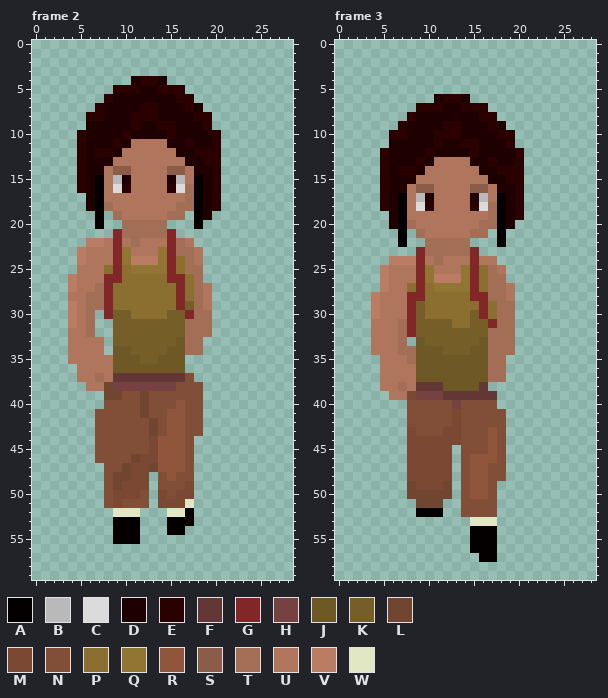
Two versions of one pixel-art file, Source/character_walking.aseprite. Above is the file before it was changed.
29x60 pixels, 48 frames. Colours within 5 levels of each other are drawn and written as one. Shown: frame 2, frame 3. The commit also changed other frames, which this record leaves out.
Palette (. is transparent): A #050000  B #bab9b9  C #dbdbdb  D #1f0000  E #2b0000  F #643737  G #822727  H #754141  J #6e5826  K #765e29  L #714631  M #7b4833  N #814e37  P #8a6f30  Q #917533  R #8f563b  S #8b5d49  T #a36e56  U #b0765d  V #ba7d63  W #e1e7c3
Pixels before, frame 2, first column x 4:
 4 .......DEED......
 5 .....EEEDDEEE....
 6 ....EDDDDDDDEE...
 7 ...EDDDDEEDDDED..
 8 ..EEDDDEEEDDDDEE.
 9 ..DDDDDEDDEEDDDE.
10 .EDDDDEDDDDEDDDDE
11 .EDDDEDUUUUDDEDDE
12 .EDEEDUUUUUUDDEEE
13 .EDDDUUUUUUUUDDEE
14 .EDDUSSUUUUSSUDDE
15 .EDAUBDUUUUDBUADE
16 .EDAUCEUUUUECTADE
17 ..DAUUUUUUUUUTADE
18 ..DATUUUUUUUTTADE
19 ...A.TUUUUUTT.AD.
20 ...A..TTTTT...A..
21 .....GTTTTTG.....
22 ..VVUGUTUUUGTU...
23 .VUUUGQUUUQGTTU..
24 .VUUUGQVVVQGPTU..
25 .UUUPGPQQQQGPTT..
26 VUUUGGPPPPPGGPT..
27 VUUTGPPPPPPPGPTU.
28 UUTTGPPPPPPPGPTU.
29 VUTTGPPPPPPPGKTU.
30 VUT.GKKPPPPKKGTT.
31 VUT..KKKKKKKKTTT.
32 UUT..KKKKKKKKTTT.
33 UUUU.KKKKKKKJTT..
34 UUUU.JJKKKKJJTT..
35 UUUUUJJJKKJJJ....
36 .UUUUJJJJJJJJ....
37 .UUTUFFFFFFFFN...
38 ..UULHHHHHHHNNN..
39 ....LLNNLNNNNNN..
40 ....NNNNLNNNRNN..
41 ...NNNNNLNNRRNN..
42 ...NNNNNNLNRRNN..
43 ...NNNNNNLNRRNN..
44 ...NNNNNNMRRRN...
45 ...NNNNNNMRRRN...
46 ...NNNNLMMRRRN...
47 ....NNLMMLRRRN...
48 ....NLLMM.NRNN...
49 ....NLMMM.NNNM...
50 ....NMMMN.MNMM...
51 ....NMNNN.MMMW...
52 .....WWW...WWA...
53 .....AAA...AAA...
54 .....AAA...AA....
55 .....AAA.........
Pixels before, frame 3, first column x 4:
 6 .......DEED......
 7 .....EEEDDEEE....
 8 ....EDDDDDDDEE...
 9 ...EDDDDEEDDDED..
10 ..EEDDDEEEDDDDEE.
11 ..DDDDDEDDEEDDDE.
12 .EDDDDEDDDDEDDDDE
13 .EDDDEDUUUUDDEDDE
14 .EDEEDUUUUUUDDEEE
15 .EDDDUUUUUUUUDDEE
16 .EDDUSSUUUUSSUDDE
17 .EDAUBDUUUUDBUADE
18 .EDAUCEUUUUECTADE
19 ..DAUUUUUUUUUTADE
20 ..DATUUUUUUUTTAD.
21 ...A.TUUUUUTT.A..
22 ...A..TTTTT...A..
23 .....GTTTTTG.....
24 ..VVVGUTUUUGUU...
25 .VUUUGQUUUQGPTU..
26 .VUUUGQVVVQGPTT..
27 .VUUPGPQQQQGPTTU.
28 VUUUGGPPPPPGGTTU.
29 VUUUGKPPPPPPGPTT.
30 VUUUGKPPPPPKGPTT.
31 UUUTGKKKKPPKKGTT.
32 UUUTGKKKKKKKKTTT.
33 UUUT.JKKKKKKJTTT.
34 UUUTTJJJKKKJJTTT.
35 .UUUTJJJJJJJJTT..
36 .UUUUJJJJJJJJTT..
37 .UUUUJJJJJJJJTT..
38 .UUTUFFFJJJJF....
39 ..UUMHHHFFFFFF...
40 ....NNNNNHNNNN...
41 ....NNNNNMNNNNN..
42 ....NNNNNMNNNNN..
43 ....MNNNMMNNNRN..
44 ....MMMMMMNNNRN..
45 ....MMMMM.NNNRN..
46 ....MMMMM.NRRRN..
47 ....MMMMM.NRRNN..
48 ....MMMMM.NRRNN..
49 ....LMMML.NRRN...
50 ....LLLLL.NRRN...
51 .....LLL..NNNN...
52 .....AAA..NNNN...
53 ...........WWW...
54 ...........AAA...
55 ...........AAA...
56 ...........AAA...
57 ............AA...
And afterwards:
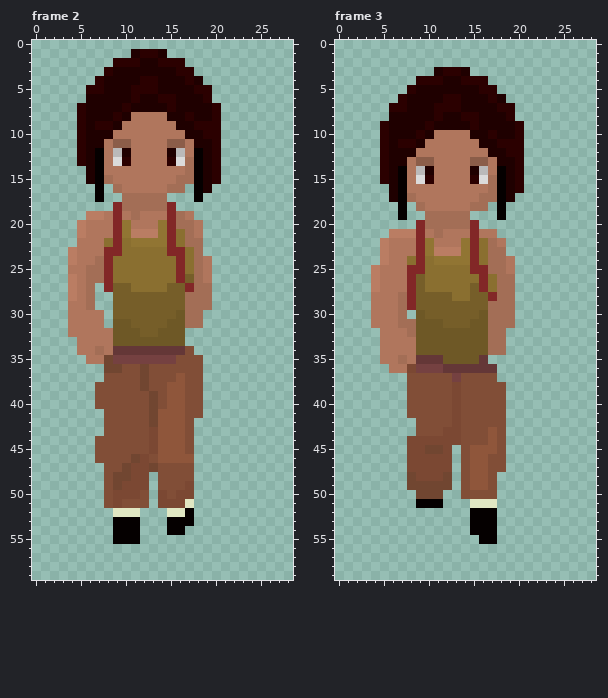
The edit:
layer "Flattened" removed
Changed rows in their new state; - is an unchanged pixel.
Frame 2:
first column x 4:
 1 -------DEED------
 2 -----EEEDDEEE----
 3 ----EDDDDDDDEE---
 4 ---EDDD----DDED--
 5 --EEDDD-EEDDDDEE-
 6 --DDD--E--EEDDDE-
 7 -EDD--E-DD-E-D-DE
 8 -EDD-E-UUUU--EDDE
 9 -E-EE-UUUUUU--E-E
10 -----UUUUUUUU--E-
11 ----USS----SSU---
12 ---AUBD----DBUAD-
13 ---AUCE----ECTAD-
14 -.-A-UU----UUTA--
15 -.--TUU----UTT---
16 -..-.TU----TT.--.
17 --.-..TTTTT...-..
18 --...GTTTTTG.....
19 --VVUG-T---G-U..-
20 -VUUUGQUUUQGTTU--
21 -VUUU-QVVVQ-PTU--
22 -UUUP-PQQQQ-PTT--
23 VU--G-PPPPP-GPT--
24 VU-TGPPPPPPPGPTU-
25 U-TTGP-PPPPPGP-U-
26 --TT-P-----P-K-U-
27 --T.-KK----KKG-T-
28 V--..KKKKKKKKT-T-
29 U--..KKKKKKKKT-T-
30 U-UU.--KKKK-JT-.-
31 U-UU-JJ----JJ--.-
32 --UUUJJJ--JJJ...-
33 .---UJJJJJJJ-..--
34 .--TUFFFFFFFFN.--
35 ..--LHHHHHHHNNN--
36 -...LLNNLNNNNNN--
37 -...NNNNLNNNR-N--
38 --.NNNNNLNNRR----
39 ---NNN--NL-RR----
40 ---N----NL-R-----
41 ---.----NLR------
42 ---.------R---.--
43 ---.-----MR---.--
46 ---------N---R---
47 ----------NNN----
48 -----------N-----
Frame 3:
first column x 4:
 3 -------DEED------
 4 -----EEEDDEEE----
 5 ----EDDDDDDDEE---
 6 ---EDDD----DDED--
 7 --EEDDD-EEDDDDEE-
 8 --DDD--E--EEDDDE-
 9 -EDD--E-DD-E-D-DE
10 -EDD-E-UUUU--EDDE
11 -E-EE-UUUUUU--E-E
12 -----UUUUUUUU--E-
13 ----USS----SSU---
14 ---AUBD----DBUAD-
15 ---AUCE----ECTAD-
16 -.-A-UU----UUTA--
17 -.--TUU----UTT--.
18 -..-.TU----TT.-..
19 --.-..TTTTT...-..
20 --...GTTTTTG....-
21 --VVVG-T---GUU.--
22 -VUUUGQUUUQGPTU--
23 -VUUU-QVVVQ-PTT--
24 -VUUP-PQQQQ-PTTU-
25 VU--G-PPPPP-G-TU-
26 VU--GKPPPPPPGP-T-
27 VU--GK-PPPPKGP-T-
28 U--T-KKKK--KKG-T-
29 U--T--KKKKKKKT---
30 U--T.JKKKKK-JT---
31 ----TJJJ-KKJJT---
32 .--UTJJJJJJJJ--.-
33 .--UU-JJJJJJ---.-
34 .--UU---JJJ----.-
35 ---TUFFF----F..--
36 -.--MHHHFFFFFF.--
37 -...NNNNNHNNNN.--
38 -...NNNNNMNNNNN--
39 --..NNNNNMNNNNN--
40 ---------M----N--
42 ----.------------
43 ----.------------
45 ------LL---RR----
46 -------------N---
48 ----L---L-----.--
49 -----LLL---------
50 ----.---.--NN----
51 -----AAA--.WWW---
52 -----...--.AAA---
53 -----------AAA---
55 -----------.-----
56 -----------...---
57 ------------..---
Pixel boxes of the changes (left, top, right, bottom) in both pictures:
changed: (68, 49, 221, 481)
changed: (371, 67, 524, 562)
